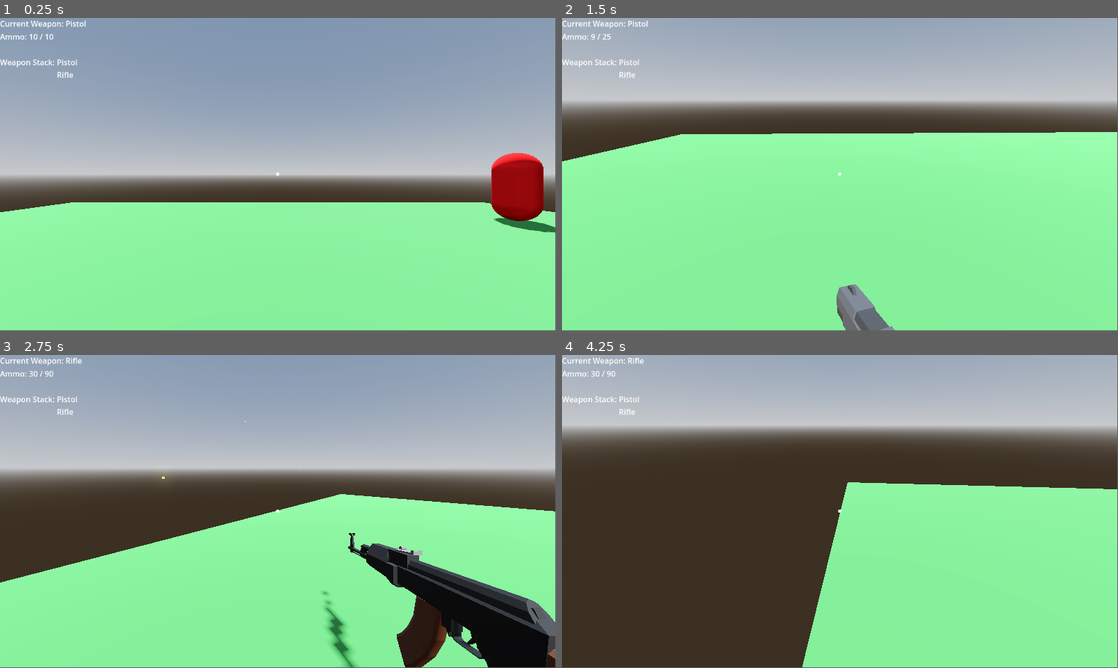
Above: before the commit, frames 1-4 (two rows, left to right).
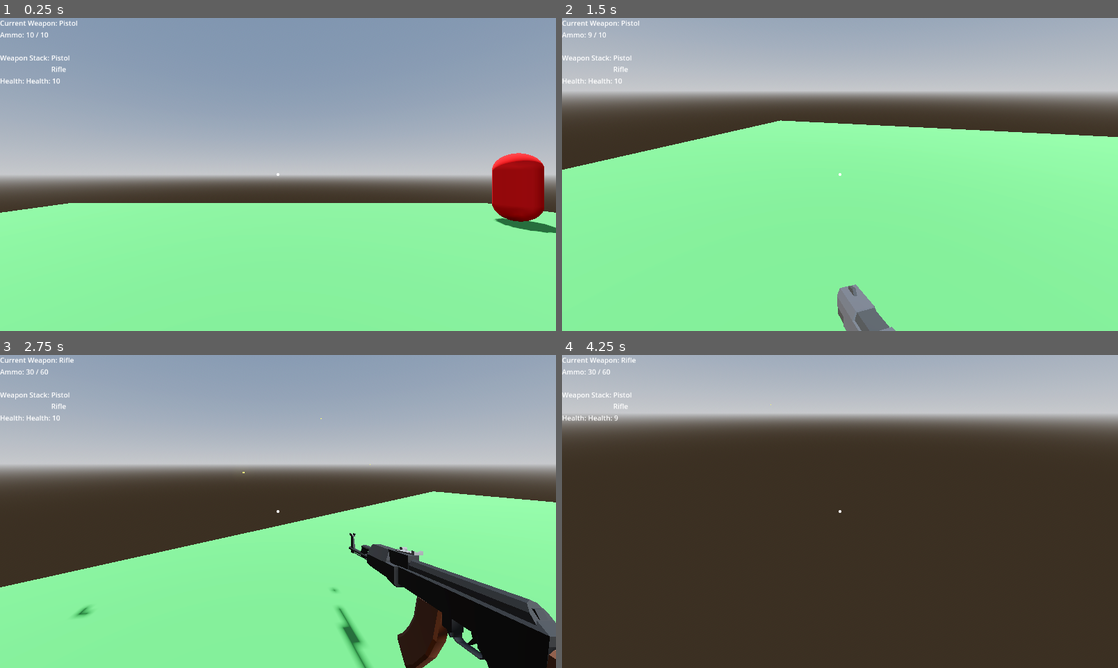
Above: after the commit, the same moments.

Repository: JunH0128/ShooterGame
Game: Godot game, scene res://Game.tscn
Two runs of this game, one before a commit and one after it. Both use one fixed random seed, a clock stepped at 60 frames per second and the inputs below.
Inputs (mouse positions are in pixels of both pictures, inside the frame that each line leads up to):
- Up to frame 1 (0.25 s): no input
- Up to frame 2 (1.5 s): tap Enter (ui_accept) at 0.5, 0.77 s; move the mouse to (962, 158) at 0.52 s; hold D (right) 0.53-1.28 s; hold Mouse wheel down (Weapon_Down) 0.53-1.28 s; click (962, 158) at 0.67 s; move the mouse to (812, 174) at 1.27 s; hold W (up) from 1.28 s (still down); tap Mouse wheel up (Weapon_Up) at 1.35 s
- Up to frame 3 (2.75 s): keep holding W (up); tap Enter (ui_accept) at 1.52 s; move the mouse to (289, 505) at 2.02 s; press the mouse at (289, 505) at 2.03 s
- Up to frame 4 (4.25 s): keep holding W (up); move the mouse to (834, 514) at 2.77 s; release the mouse at (834, 514) at 2.78 s; tap Mouse wheel down (Weapon_Down) at 2.85 s; tap Enter (ui_accept) at 3.02, 3.77 s; move the mouse to (878, 514) at 3.52 s; hold Mouse wheel up (Weapon_Up) from 3.53 s (still down)
The window is 799x449 before the commit and 800x450 after it. Grey fills any space a smaller window leaves; there, only what the larger window draws over its background counts as a difference.

The runs differ from the first frame. In frame 1, 1.0% of the frame differs, in the area x 0-100%, y 0-69%; in frame 2, 9.5%; in frame 3, 9.0%; in frame 4, 39%, in the area x 0-100%, y 0-100%.

Commit message:
Health in UI
making the health amount show in the UI

Diff:
--- a/shooter-game/HUD.gd
+++ b/shooter-game/HUD.gd
@@ -3,6 +3,7 @@
 @onready var CurrentWeaponLabel = $VBoxContainer/HBoxContainer/CurrentWeapon
 @onready var CurrentAmmoLabel = $VBoxContainer/HBoxContainer2/CurrentAmmo
 @onready var CurrentWeaponStack = $VBoxContainer/HBoxContainer3/WeaponStack
+@onready var CurrentHealth = $VBoxContainer/HBoxContainer4/Health
 
 func _on_weapon_manager_update_ammo(Ammo) -> void:
 	CurrentAmmoLabel.set_text(str(Ammo[0])+" / "+ str(Ammo[1]))
@@ -16,3 +17,7 @@
 	CurrentWeaponStack.set_text("")
 	for i in Weapon_Stack:
 		CurrentWeaponStack.text += "\n"+i
+
+
+func _on_player_update_health(health: int) -> void:
+	CurrentHealth.set_text("Health: " + str(health))
--- a/shooter-game/Loss.tscn
+++ b/shooter-game/Loss.tscn
@@ -13,3 +13,4 @@
 offset_bottom = 648.0
 texture = ExtResource("1_42ydg")
 expand_mode = 2
+stretch_mode = 2
--- a/shooter-game/Movement.gd
+++ b/shooter-game/Movement.gd
@@ -1,5 +1,6 @@
 extends CharacterBody3D
 
+signal Update_Health
 
 const SPEED = 5.0
 const JUMP_VELOCITY = 4.5
@@ -11,6 +12,9 @@
 @onready var camera := $Neck/Camera3D
 @onready var gun_anim = $Neck/Camera3D/pistol/AnimationPlayer
 @onready var walk_anim = $AnimationPlayer
+
+func _ready() -> void:
+	emit_signal("Update_Health", health)
 
 func _unhandled_input(event: InputEvent) -> void:
 	if event is InputEventMouseButton:
@@ -56,6 +60,8 @@
 	if health <= 0:
 		distroy()
 
+	emit_signal("Update_Health", health)
+
 func distroy():
 	print("Player died.")
 	get_tree().change_scene_to_file("res://Loss.tscn")
--- a/shooter-game/Player.tscn
+++ b/shooter-game/Player.tscn
@@ -560,6 +560,16 @@
 [node name="WeaponStack" type="Label" parent="CanvasLayer/VBoxContainer/HBoxContainer3"]
 layout_mode = 2
 
+[node name="HBoxContainer4" type="HBoxContainer" parent="CanvasLayer/VBoxContainer"]
+layout_mode = 2
+
+[node name="Label" type="Label" parent="CanvasLayer/VBoxContainer/HBoxContainer4"]
+layout_mode = 2
+text = "Health:"
+
+[node name="Health" type="Label" parent="CanvasLayer/VBoxContainer/HBoxContainer4"]
+layout_mode = 2
+
 [node name="Main_Sight" type="TextureRect" parent="CanvasLayer"]
 anchors_preset = 15
 anchor_right = 1.0
@@ -609,6 +619,7 @@
 [node name="Bullet_Point" type="Marker3D" parent="Neck/Camera3D/Weapon_Manager/FPS_Rig"]
 unique_name_in_owner = true
 
+[connection signal="Update_Health" from="." to="CanvasLayer" method="_on_player_update_health"]
 [connection signal="Update_Ammo" from="Neck/Camera3D/Weapon_Manager" to="CanvasLayer" method="_on_weapon_manager_update_ammo"]
 [connection signal="Weapon_changed" from="Neck/Camera3D/Weapon_Manager" to="CanvasLayer" method="_on_weapon_manager_weapon_changed"]
 [connection signal="update_Weapon_Stack" from="Neck/Camera3D/Weapon_Manager" to="CanvasLayer" method="_on_weapon_manager_update_weapon_stack"]
--- a/shooter-game/project.godot
+++ b/shooter-game/project.godot
@@ -14,6 +14,12 @@
 run/main_scene="res://Game.tscn"
 config/features=PackedStringArray("4.4", "Forward Plus")
 config/icon="res://icon.svg"
+
+[display]
+
+window/size/viewport_width=1280
+window/size/viewport_height=720
+window/size/mode=1
 
 [input]
 
